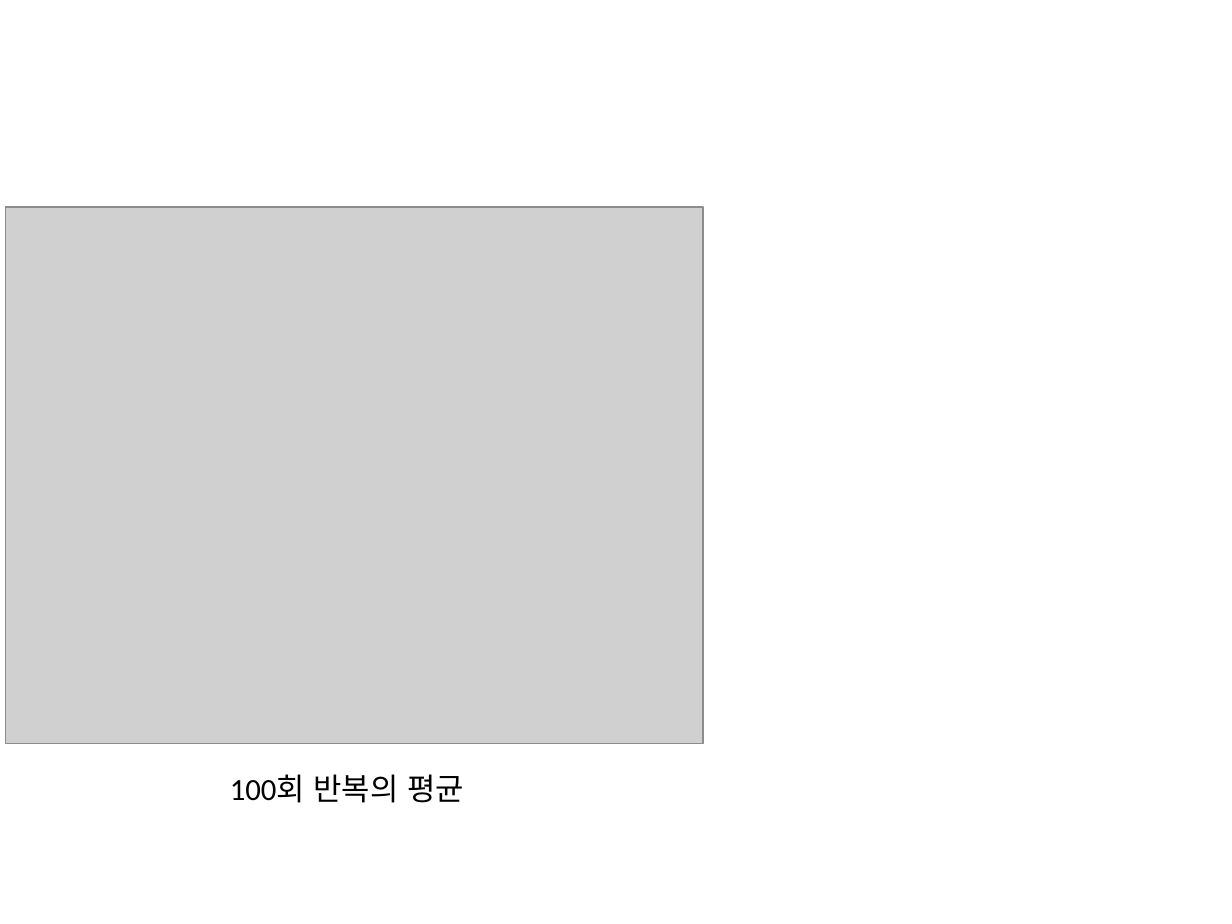
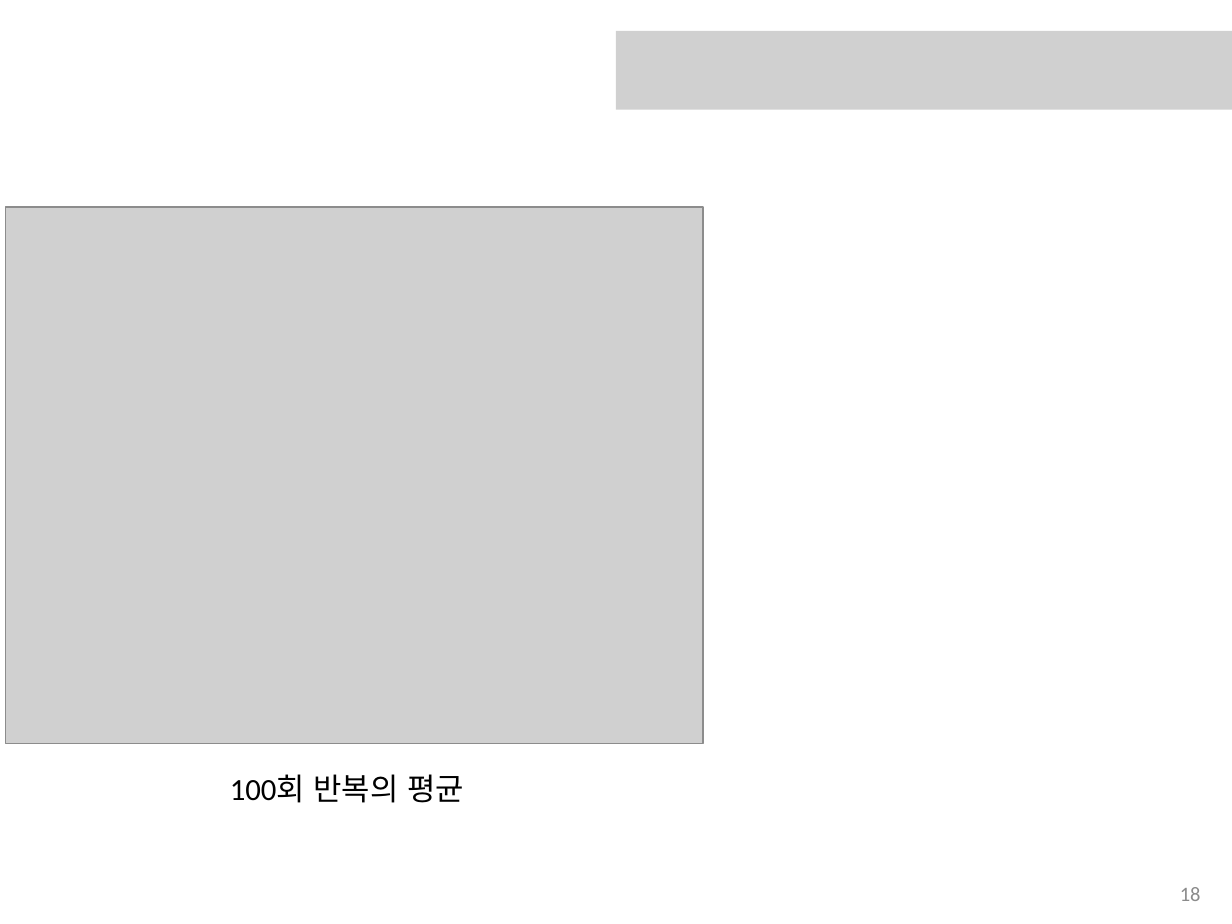
Before and after one commit to jhahncs/Class-Reinforcement-Learning, a slide deck: slide 18 of slides/강화학습_ch1_벤디트문제.pptx. Drawn at 1232x924 pixels with LibreOffice and Linux fonts; fonts in the diff are those of the drawing; grey boxes stand for pictures. Boxes give left, top, right and bottom in pixels: in the first picture for what was removed or moved away, otherwise in the second. Text is boxed around its words. In the diff, an @@ line names an element or a change of style, - is before the commit and + after.

```diff
--- a/slides/강화학습_ch1_벤디트문제.pptx
+++ b/slides/강화학습_ch1_벤디트문제.pptx
@@ picture added at [616, 31, 1232, 110] @@
@@ page number added at [1180, 887, 1201, 901], 12 pt, text #8C8C8C @@
+18
```
Also in this commit, not shown: 16 other slides changed, 8 slides added, 1 other file.
